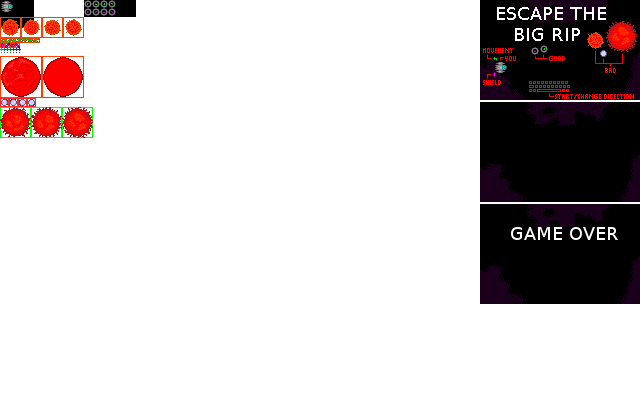
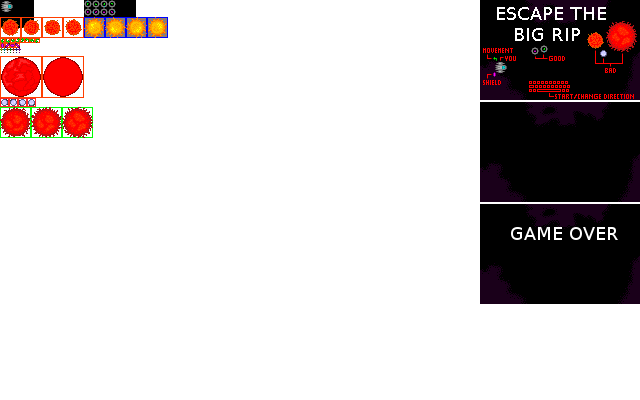
Layers edited between the first and the second 640x400 image:
painted on "Stuff" over [84, 17, 167, 38]
painted on "Grid" over [84, 17, 168, 38]
